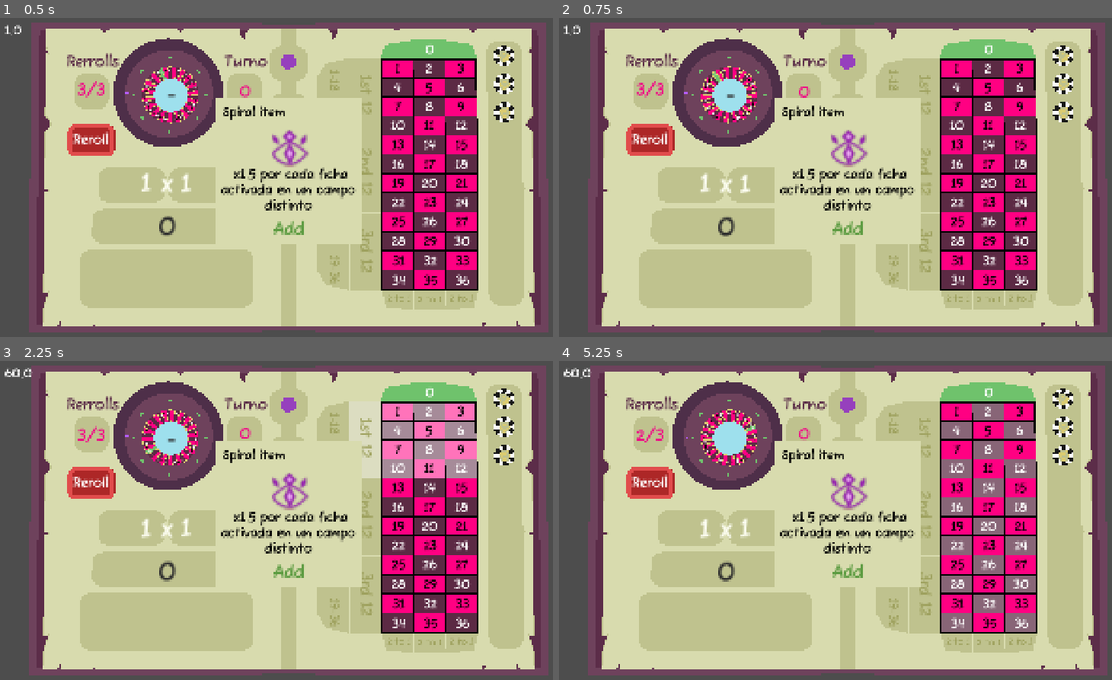
Above: before the commit, frames 1-4 (two rows, left to right).
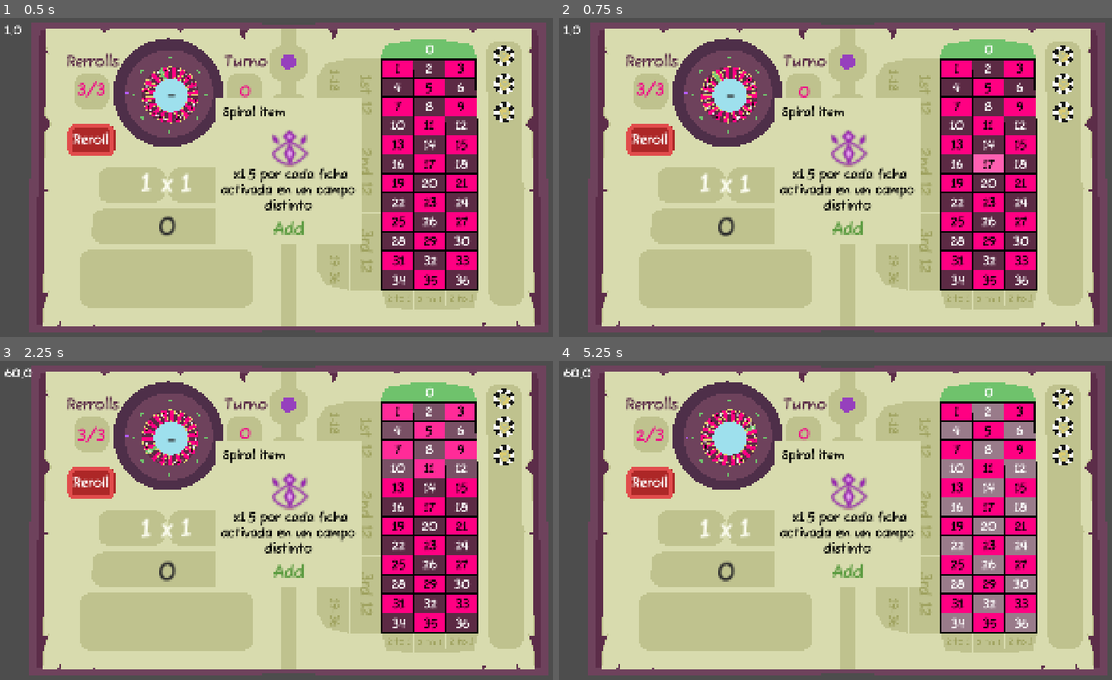
Above: after the commit, the same moments.

Repository: Agustin-Perea/Azard
Game: Godot game, scene res://resources/book/book.tscn
The game is run twice, just before and just after one commit, with the same random seed, the same clock (stepped at 60 frames per second) and the same inputs. The project has no main scene, so this scene is started directly.
Inputs (mouse positions are in pixels of both pictures, inside the frame that each line leads up to):
- Up to frame 1 (0.5 s): no input
- Up to frame 2 (0.75 s): move the mouse to (979, 158) at 0.52 s; click (979, 158) at 0.67 s
- Up to frame 3 (2.25 s): drag from (165, 536) to (259, 584) at 1.27 s; move the mouse to (348, 447) at 2.02 s; click (348, 447) at 2.17 s
- Up to frame 4 (5.25 s): drag from (818, 584) to (664, 469) at 2.77 s; move the mouse to (1029, 568) at 3.52 s; click (1029, 568) at 3.67 s; drag from (664, 469) to (758, 434) at 4.27 s; move the mouse to (879, 517) at 5.02 s; click (879, 517) at 5.17 s

Frame 1 is identical in both runs. In frame 2, 0.3% of the frame differs, in the area x 74-81%, y 42-49%; in frame 3, 4.6%, in the area x 63-87%, y 12-37%; in frame 4, less than 0.1%.

Commit message:
fix: shader highlight and bet field visual bugs
- Rework bet_field_shader to distinguish MultiMesh vs MeshInstance by COLOR.r threshold
- Replace sin() pulse with stable triangle wave (fract-based) for smoother animation
- Add highlight_flag binarization to fix highlight bleeding on mobile (GL Compatibility)
- Fix off-by-one index in call_mult_anim() (index-1 -> index)
- Silence debug print in static_body_table_

Diff:
--- a/features/book/table/controllers/static_body_table_.gd
+++ b/features/book/table/controllers/static_body_table_.gd
@@ -118,12 +118,12 @@
 func call_mult_anim(index : int)->void:
 	#esto es una negrada
 	var multiplicator_indicator = $"../../../Temp/PopUpText"
-	print("Referencia del objeto: ", multiplicator_indicator)
+	#print("Referencia del objeto: ", multiplicator_indicator)
 
 	if multiplicator_indicator != null:
 		var pos := calcular_centro_desde_indice(index)
 		pos.y += 0.1
-		multiplicator_indicator.animate_in_pos(pos,"+"+str(int(GameState.bet_field_models[index-1].multiplier)),true)
+		multiplicator_indicator.animate_in_pos(pos,"+"+str(int(GameState.bet_field_models[index].multiplier)),true)
 	else:
 		print("EL OBJETO multiplicator_indicator ES NULO")
 
--- a/resources/materials/shaders/bet_field_shader_material.gdshader
+++ b/resources/materials/shaders/bet_field_shader_material.gdshader
@@ -11,26 +11,36 @@
 
 void vertex() {
 	// Lógica para detectar si es MultiMesh o MeshInstance normal
-	if (COLOR.rgb == vec3(1.0)) {
-		final_offset_r = chip_data.x;
-		is_highlighted = chip_data.y; // Usamos el segundo valor del vec3
+	if (COLOR.r < 0.6) {
+		// MultiMesh
+		final_offset_r = COLOR.r;
+		is_highlighted = COLOR.g;
 	} else {
-		final_offset_r = COLOR.r;
-		is_highlighted = COLOR.g; // En MultiMesh usamos el canal Verde
+		// MeshInstance normal
+		final_offset_r = 0.0;
+		is_highlighted = 0.0;
 	}
 }
 
 void fragment() {
 	vec2 offset = vec2(final_offset_r, 0.0);
+
+	// Color base desde la paleta
 	vec3 color_base = texture(tex_palette, UV + offset).rgb;
 
-	// Animación de pulso: va de 0.0 a 1.0 suavemente
-	// Multiplicamos por is_highlighted para que si es 0, el pulso sea siempre 0
-	float pulse = (sin(TIME * 6.0) * 0.5 + 0.5) * is_highlighted;
+	// Pulso estable (sin sin)
+	float t = fract(TIME * 0.5);
+	float pulse = t * (1.0 - t) * 4.0;
+	pulse = clamp(pulse, 0.0, 1.0);
 
-	// Mezclamos el color base con Blanco Puro (vec3(1.0))
-	// 0.0 = Color normal | 1.0 = Blanco total
-	vec3 final_color = mix(color_base, vec3(1.0), pulse * 0.5); // 0.5 para que no sea tan cegador
+	// ✅ FIX: convertir highlight a 0 o 1 real (evita bugs en mobile)
+	float highlight_flag = (is_highlighted > 0.5) ? 1.0 : 0.0;
+
+	// Aplicar pulso solo si está highlighted
+	pulse *= highlight_flag;
+
+	// Mezcla final (controlada)
+	vec3 final_color = mix(color_base, vec3(1.0), pulse * 0.4);
 
 	ALBEDO = final_color;
 }
